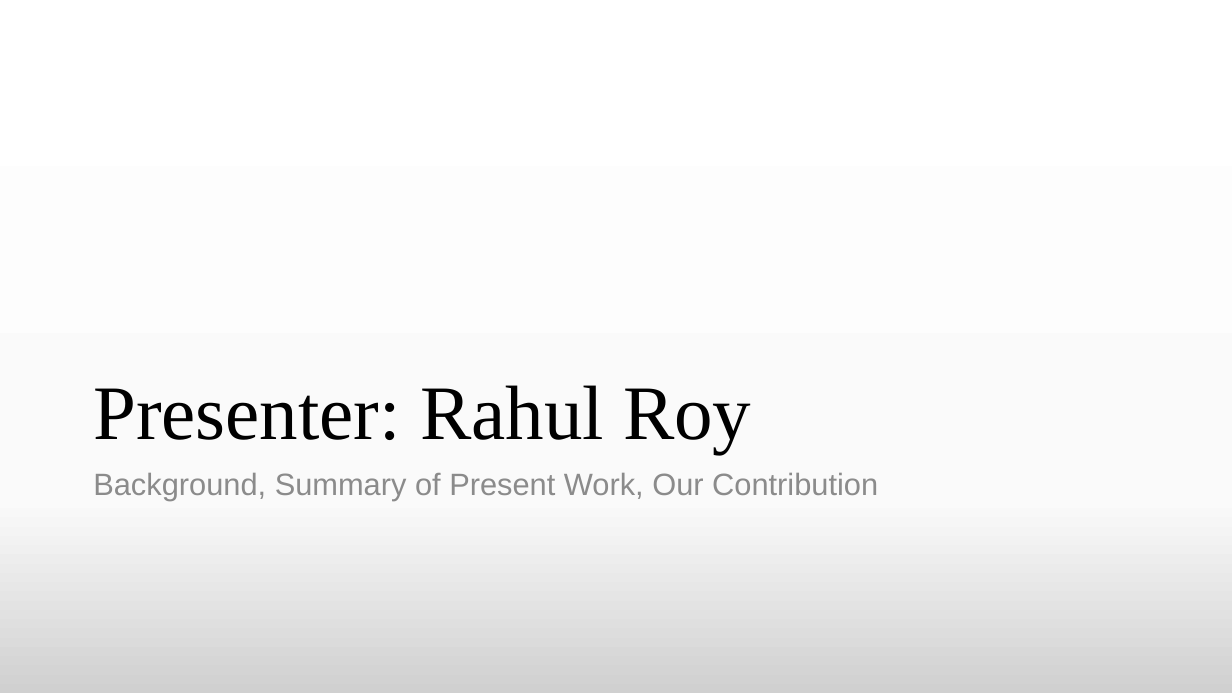
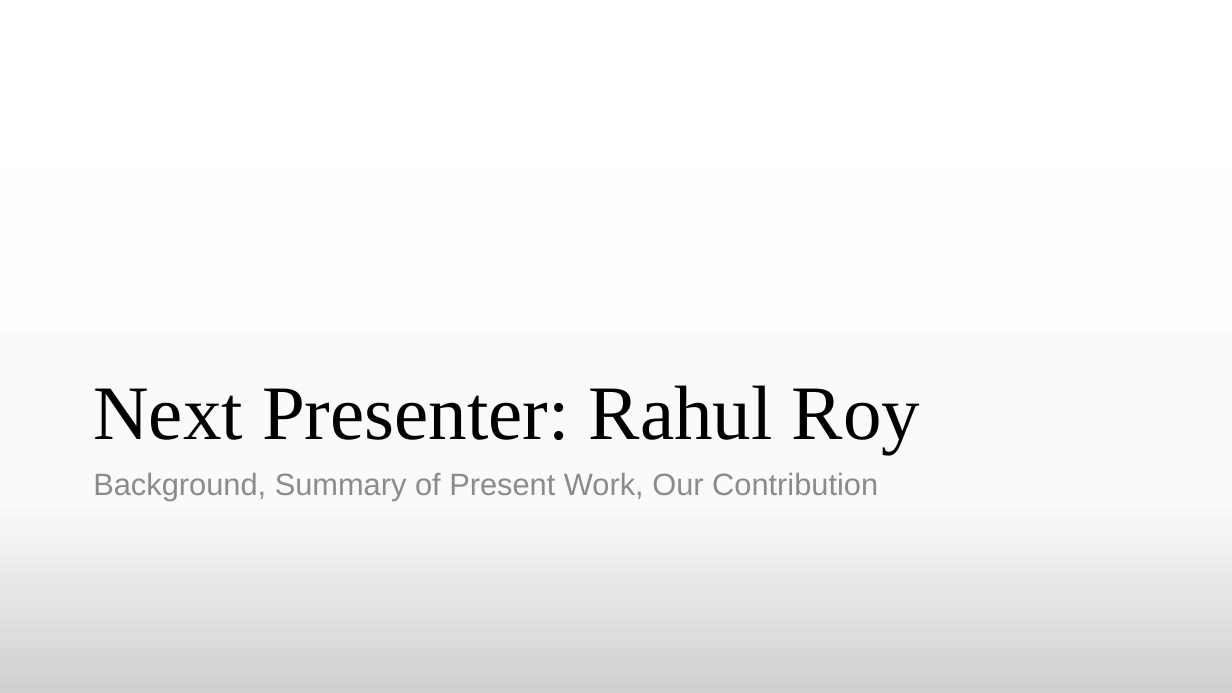
Before and after one commit to TheAnonymousMan/local-language-recognition-gcelt-class-2021, a slide deck: slide 7 of Documentation/4th Year Project Presentation.pptx. Drawn at 1232x693 pixels with LibreOffice and Linux fonts; fonts in the diff are those of the drawing. Boxes give left, top, right and bottom in pixels: in the first picture for what was removed or moved away, otherwise in the second. Text is boxed around its words. In the diff, an @@ line names an element or a change of style, - is before the commit and + after.

```diff
--- a/Documentation/4th Year Project Presentation.pptx
+++ b/Documentation/4th Year Project Presentation.pptx
@@ title at bbox=[93, 385, 920, 454]: text changed @@
-Presenter: Rahul Roy
+Next Presenter: Rahul Roy
```
Also in this commit, not shown: 7 other slides changed.
